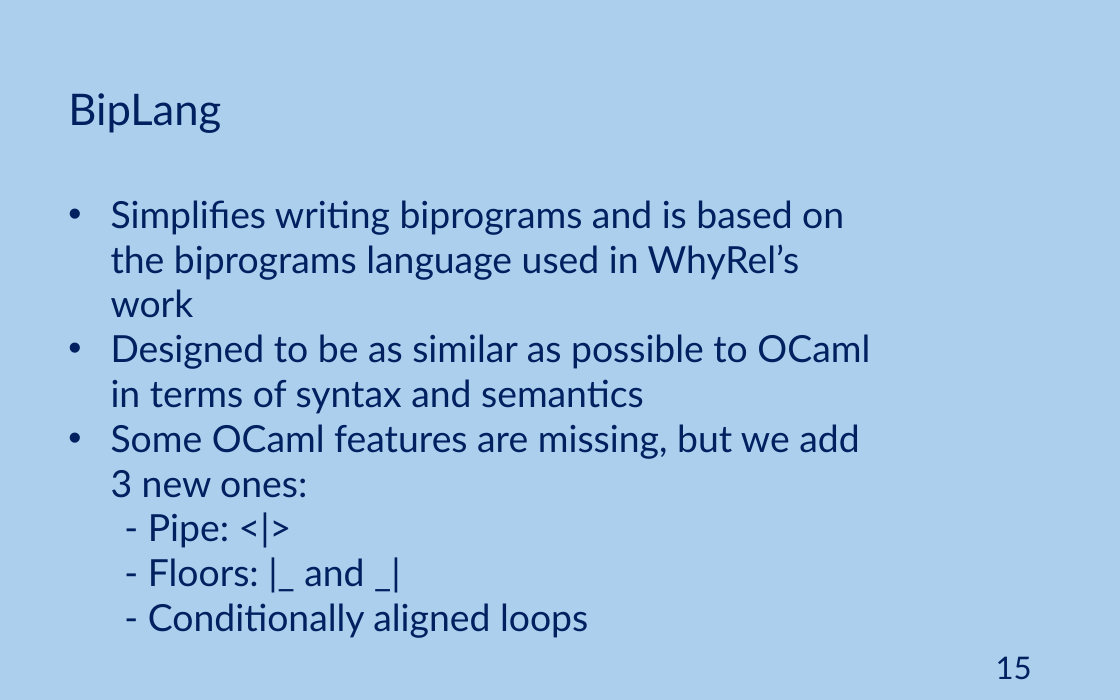
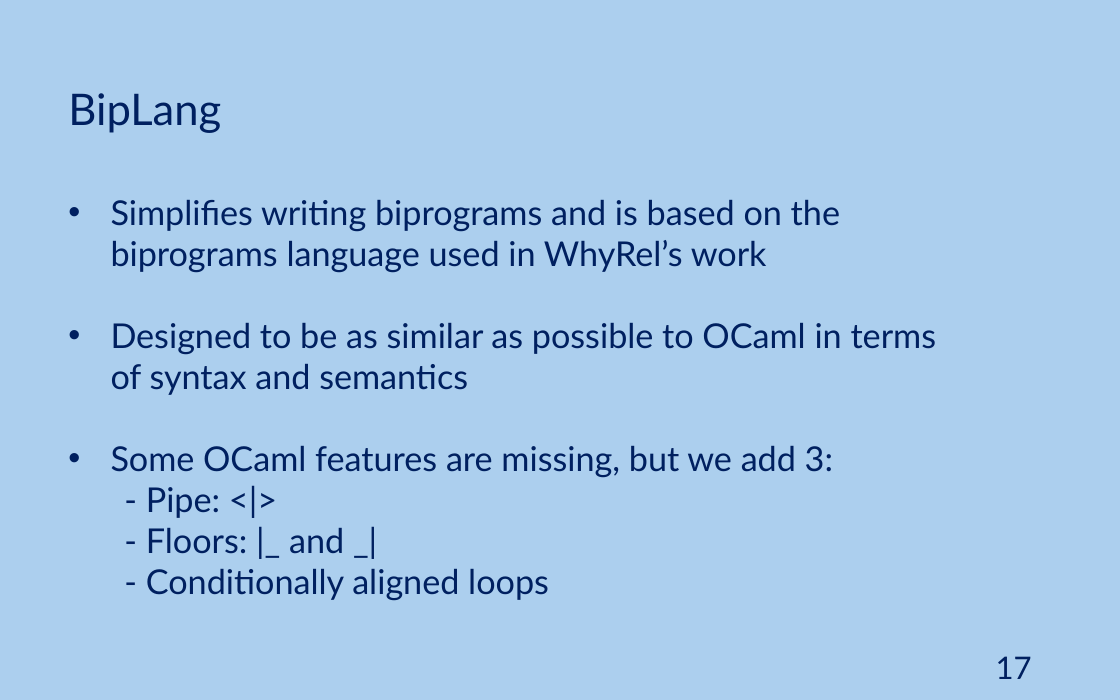
Before and after one commit to JoaoNini75/MasterThesis, a slide deck: slide 17 of tese/presentation/Ap Tese.pptx (slide 15 before the commit). Drawn at 1120x700 pixels with LibreOffice and Linux fonts; fonts in the diff are those of the drawing. Boxes give left, top, right and bottom in pixels: in the first picture for what was removed or moved away, otherwise in the second. Text is boxed around its words. In the diff, an @@ line names an element or a change of style, - is before the commit and + after.

```diff
--- a/tese/presentation/Ap Tese.pptx
+++ b/tese/presentation/Ap Tese.pptx
@@ text at box(111, 200, 937, 600): size 24 to 22 pt in "Simplifies writing biprograms and is based on ...", "Designed to be as similar as possible ...", "- Pipe: <|>", "- Floors: |_ and _|" and 1 more places @@
@@ text at box(111, 446, 833, 477): text changed; size 24 to 22 pt @@
-• Some OCaml features are missing, but we add 3 new ones:
+• Some OCaml features are missing, but we add 3:
@@ page number at box(996, 656, 1032, 679): text changed @@
-15
+17
```
Also in this commit, not shown: 16 other slides changed, 5 slides added, 24 slides removed.
